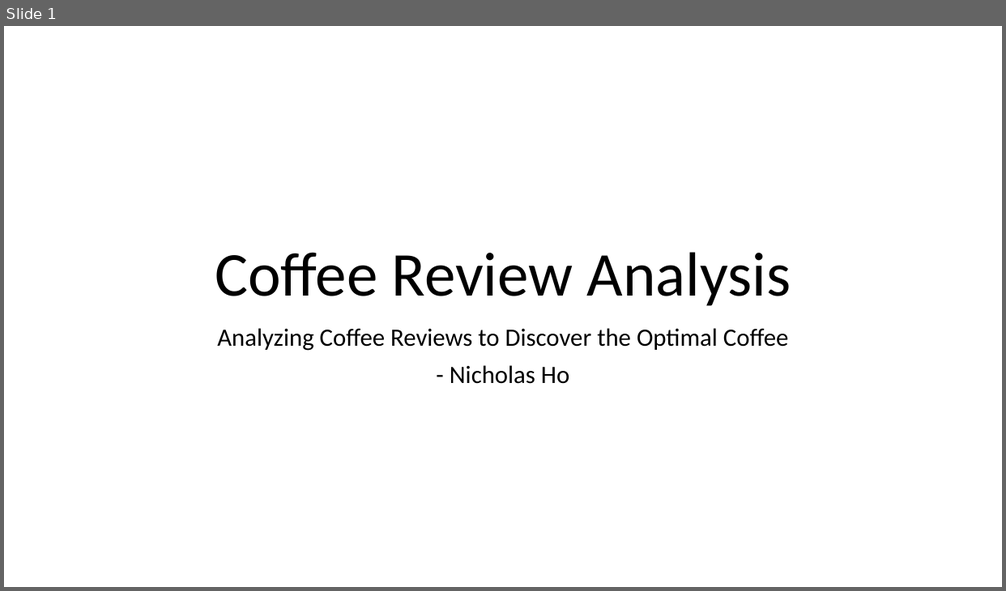
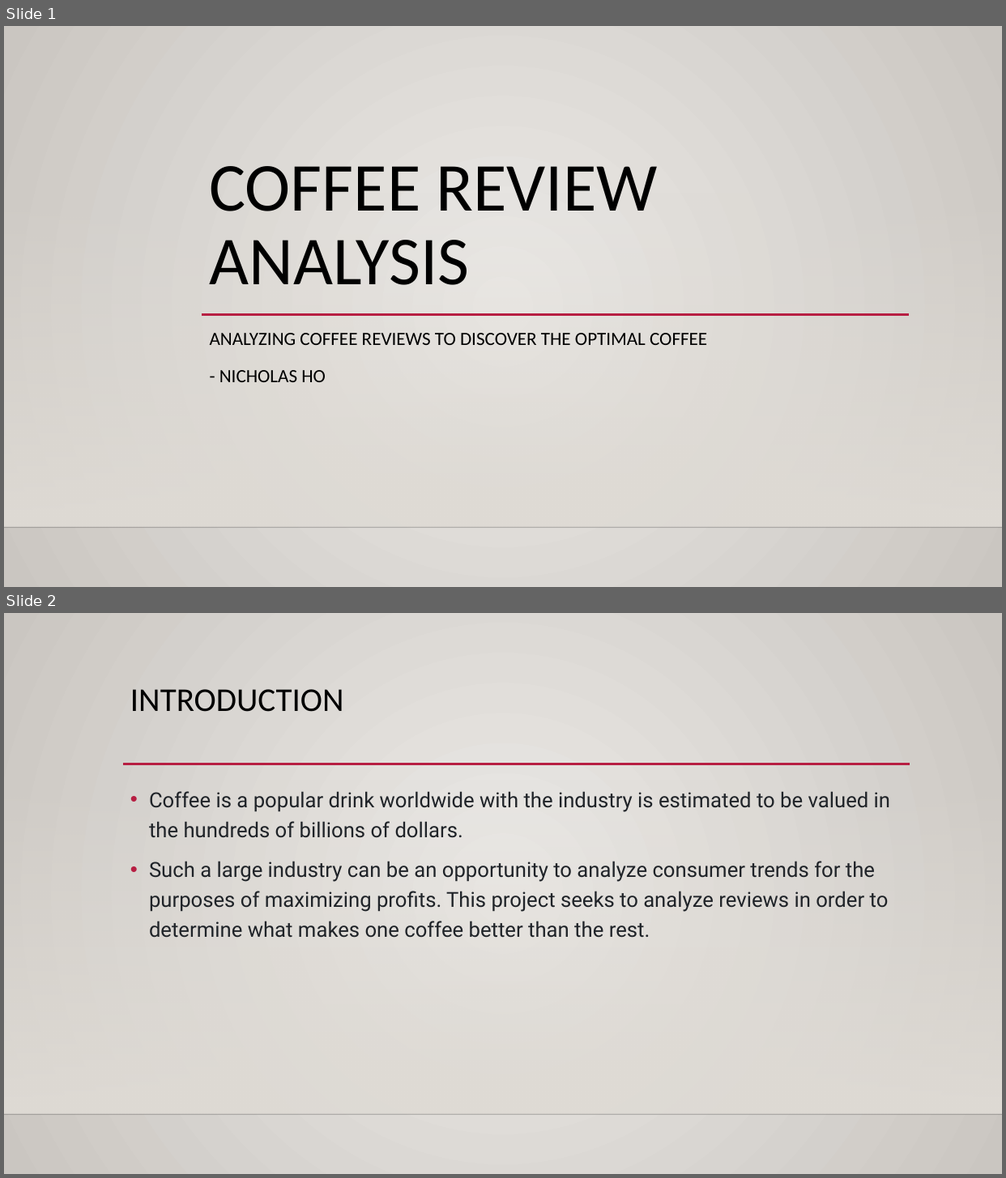
Before and after one commit to DATA-606-SPRING-2023-TUE/nicholas_data606, a slide deck: docs/Project_Presentation.pptx. Shown one above the other, each under a label of ours: slide 1 before the commit, slides 1 and 2 after it. The pictures are 1006x591 and 1006x1178 pixels, drawn with LibreOffice and Linux fonts; fonts in the diff are those of the drawing; background and template pictures are left out. Boxes give left, top, right and bottom in pixels: in the first picture for what was removed or moved away, otherwise in the second. Text is boxed around its words. In the diff, an @@ line names an element or a change of style, - is before the commit and + after.

```diff
--- a/docs/Project_Presentation.pptx
+++ b/docs/Project_Presentation.pptx
@@ slide 2 added at (4, 613, 1002, 1174), background gradient #ECEAE7 to #CAC7C1; not listed: 2 template elements that a slide beside it also shows @@
@@ title added at (130, 689, 344, 712), 32 pt, text #000000 @@
+INTRODUCTION
@@ line added from (123, 764) to (910, 764), #B71E42 2.5 pt @@
@@ text added at (149, 791, 890, 938), 20 pt, text #1F2328 @@
+• Coffee is a popular drink worldwide with the industry is estimated to be valued in the hundreds of billions of dollars.
+• Such a large industry can be an opportunity to analyze consumer trends for the purposes of maximizing profits. This project seeks to analyze reviews in order to determine what makes one coffee better than the rest.
@@ slide 1 changed as well @@
@@ background #FFFFFF to gradient #ECEAE7 to #CAC7C1 @@
@@ title at (210, 166, 658, 285): text changed; size 60 to 66 pt @@
-Coffee Review Analysis
+COFFEE REVIEW ANALYSIS
@@ rectangle added at (4, 191, 1002, 527), fill gradient #DFDBD5 @@
@@ line added from (202, 315) to (909, 315), #B71E42 2.5 pt @@
@@ subtitle at (210, 333, 707, 382): text changed; size 24 to 18 pt @@
-Analyzing Coffee Reviews to Discover the Optimal Coffee
-- Nicholas Ho
+ANALYZING COFFEE REVIEWS TO DISCOVER THE OPTIMAL COFFEE
+- NICHOLAS HO
@@ line added from (4, 527) to (1002, 527), #000001 1 pt @@
```
Also in this commit, not shown: 3 other slides changed, 8 other slides added, 5 slides removed.
